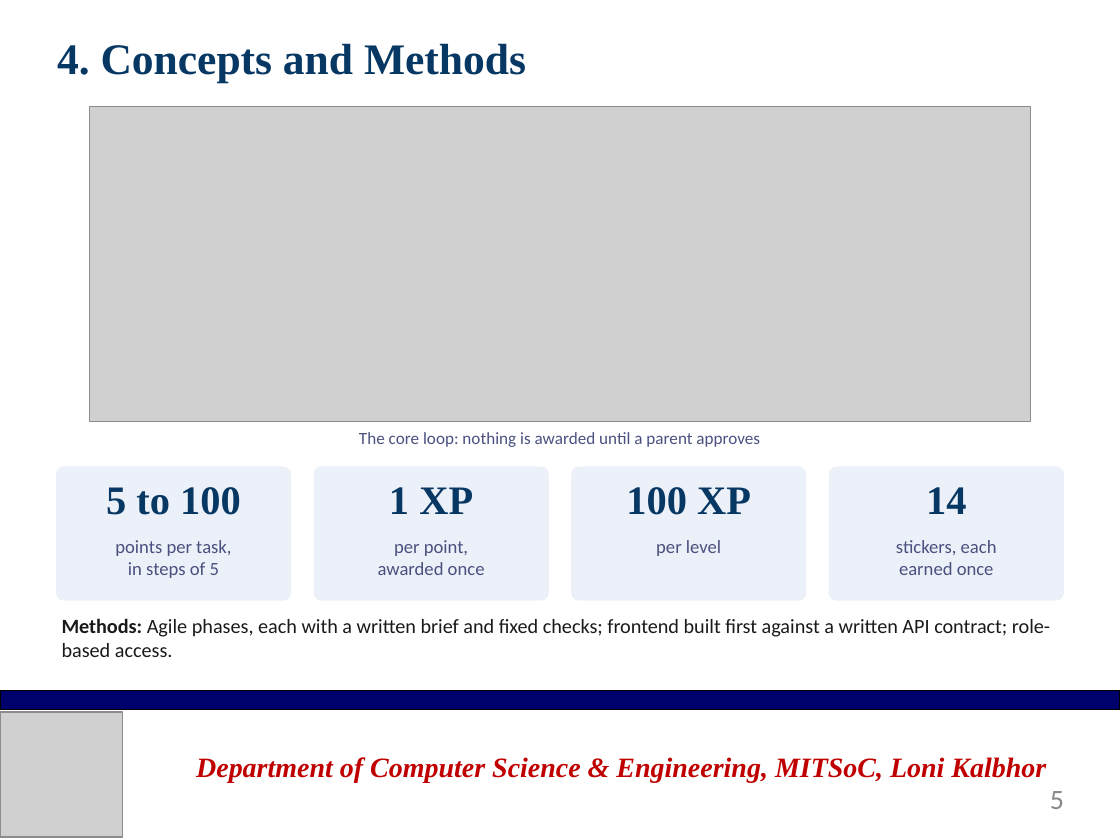
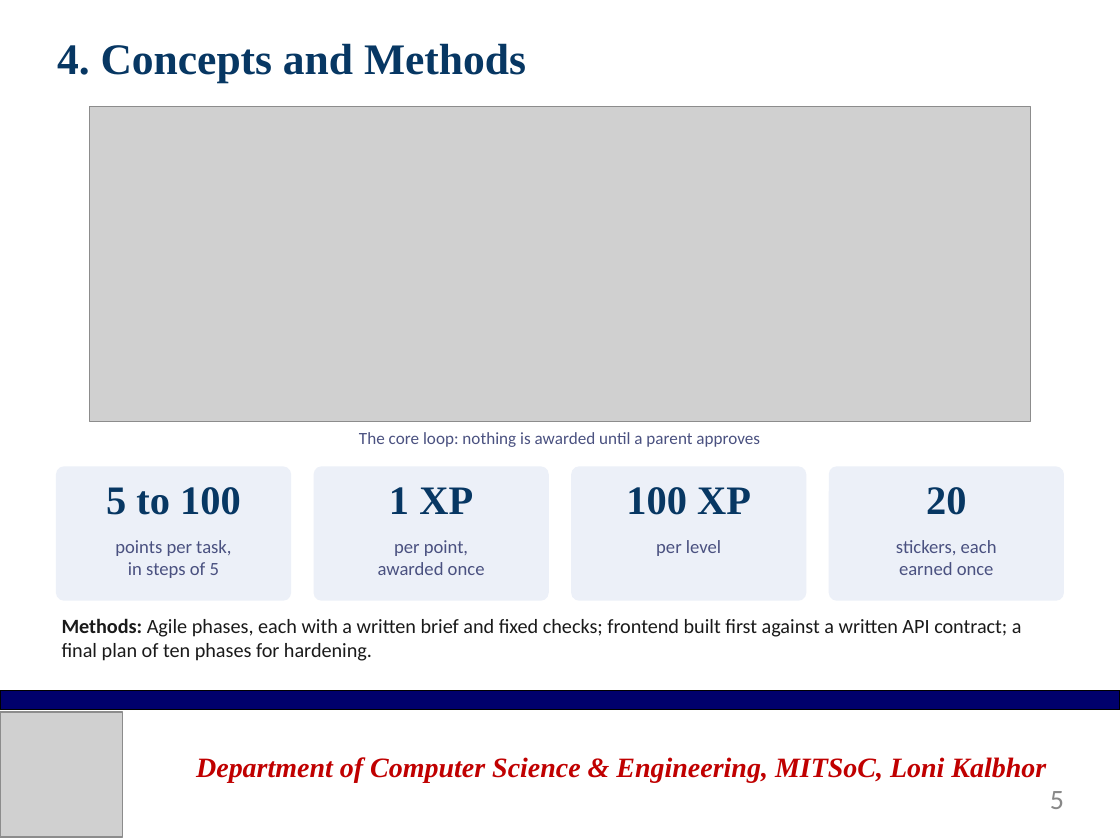
Before and after one commit to asce999/GrowKid, a slide deck: slide 5 of Documentation/Presentation/GrowKid-Final-Presentation.pptx. Drawn at 1120x840 pixels with LibreOffice and Linux fonts; fonts in the diff are those of the drawing; grey boxes stand for pictures; background and template pictures are left out. Boxes give left, top, right and bottom in pixels: in the first picture for what was removed or moved away, otherwise in the second. Text is boxed around its words. In the diff, an @@ line names an element or a change of style, - is before the commit and + after.

```diff
--- a/Documentation/Presentation/GrowKid-Final-Presentation.pptx
+++ b/Documentation/Presentation/GrowKid-Final-Presentation.pptx
@@ text at (926, 487, 966, 515): text changed @@
-14
+20
@@ text at (62, 618, 1022, 661): text changed @@
-Methods: Agile phases, each with a written brief and fixed checks; frontend built first against a written API contract; role-based access.
+Methods: Agile phases, each with a written brief and fixed checks; frontend built first against a written API contract; a final plan of ten phases for hardening.
```
Also in this commit, not shown: 10 other slides changed, 13 other files.
